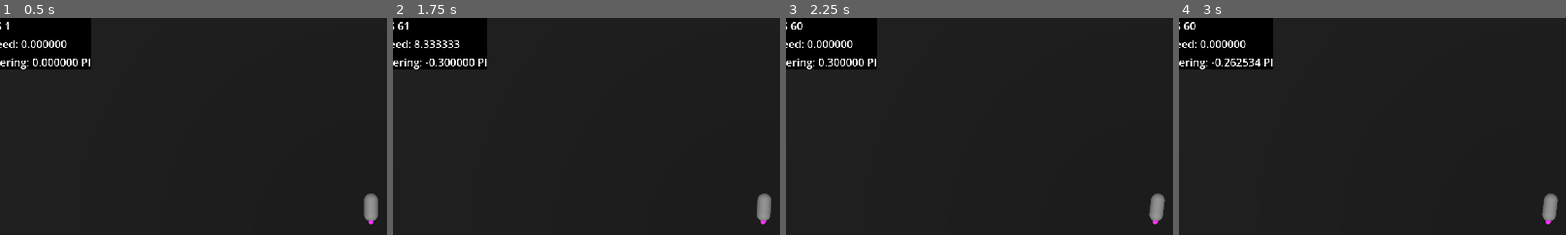
Above: before the commit, frames 1-4 (left to right).
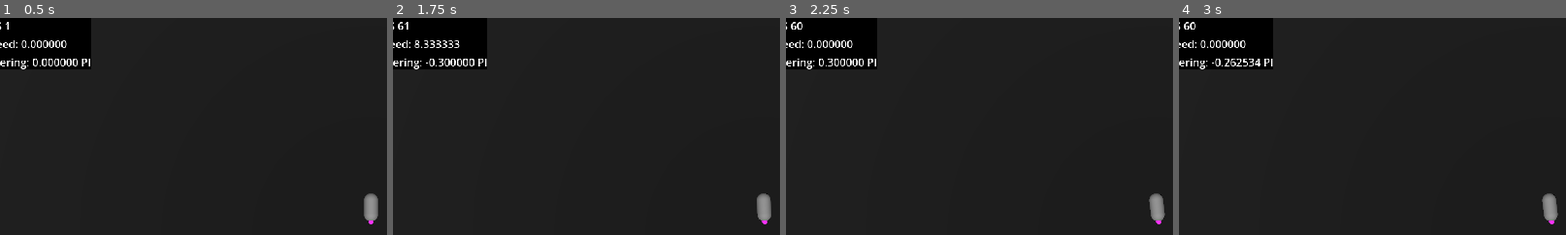
Above: after the commit, the same moments.

Repository: dantoso/DeliveryGame
Game: Godot game, scene res://Scenes/Sandbox.tscn
The game is run twice, just before and just after one commit, with the same random seed, the same clock (stepped at 60 frames per second) and the same inputs. The project has no main scene, so this scene is started directly.
Inputs (mouse positions are % of the whole screen's width and height, from its top left):
- Up to frame 1 (0.5 s): no input
- Up to frame 2 (1.75 s): tap Enter at 0.5 s; move the mouse to (45, 70) at 0.52 s; hold Right mouse button (Brake) 0.53-1.28 s; hold Space (Accelerate) from 0.53 s (still down); move the mouse to (80, 65) at 1.27 s; right-click (80, 65) at 1.35 s
- Up to frame 3 (2.25 s): move the mouse to (20, 35) at 2.02 s; release Space (Accelerate) at 2.03 s; hold A (SteerLeft) from 2.03 s (still down); hold Right mouse button (Brake) from 2.03 s (still down)
- Up to frame 4 (3 s): keep holding A (SteerLeft); tap Space (Accelerate) at 2.75 s; move the mouse to (55, 50) at 2.77 s; release Right mouse button (Brake) at 2.78 s; right-click (55, 50) at 2.85 s
The pictures show only the part of the screen within x 2-52%, y 0-50%; the shares and areas given below are measured in that part.

Frame 1 is identical in both runs. In frame 2, less than 0.1% of the frame differs, in the area x 93-98%, y 80-96%; in frame 3, 0.1%; in frame 4, 0.1%.

Commit message:
feat: 3d port

Diff:
--- a/Scripts/Components/Movement/MoveComponent.gd
+++ b/Scripts/Components/Movement/MoveComponent.gd
@@ -42,7 +42,7 @@
 
 	var frameSteering: = steeringAngle*delta*steeringMod*absVelocity*delta
 	orientation = orientation.rotated(frameSteering)
-	didSteer.emit(frameSteering)
+	didSteer.emit(-frameSteering)
 
 	player.velocity = absVelocity * Vector3(orientation.x, 0, orientation.y)
 
Not shown: 1 places in Scenes/Sandbox.tscn that only renumber resources
